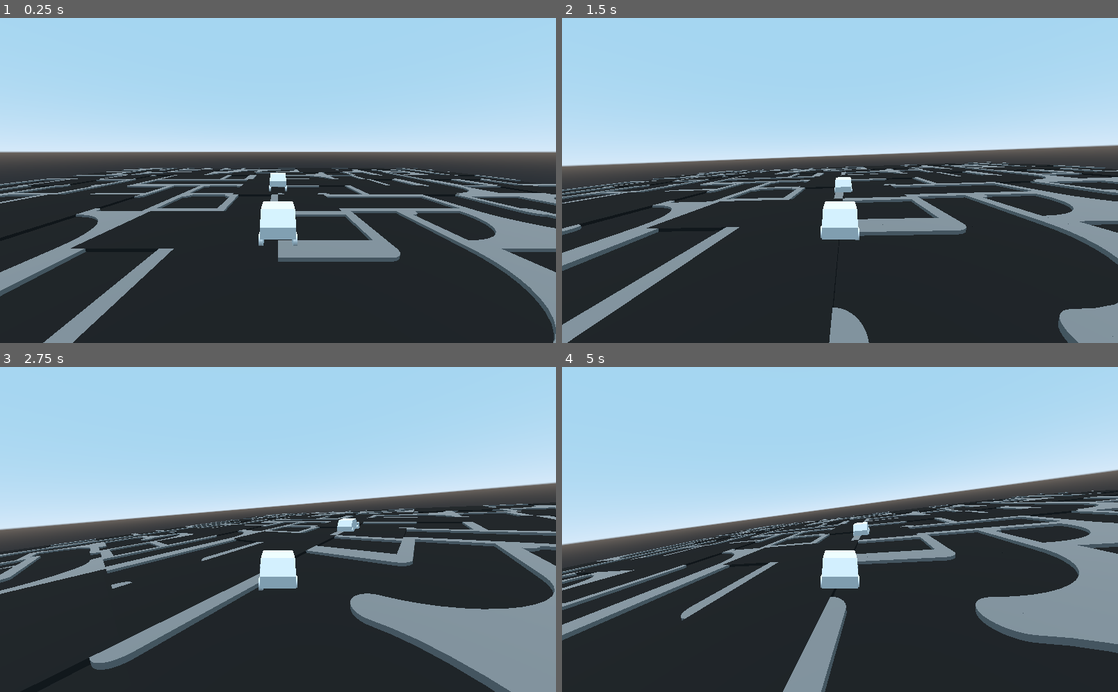
Above: before the commit, frames 1-4 (two rows, left to right).
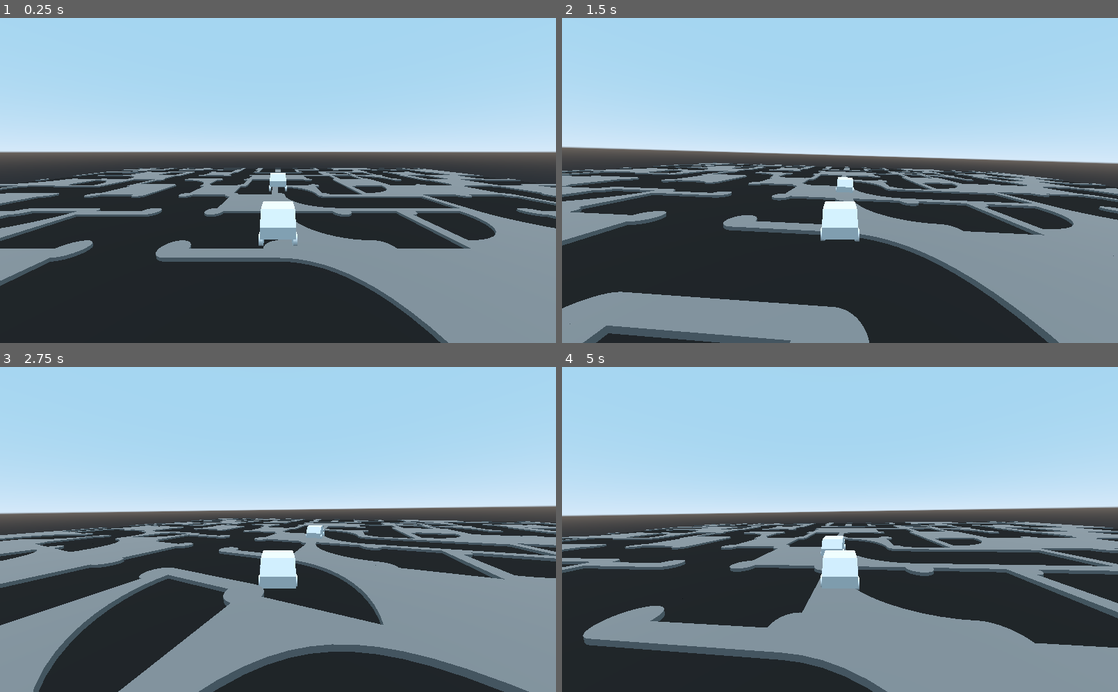
Above: after the commit, the same moments.

Repository: magnetenstad/tenstgamejam
Game: Godot game, scene res://Main.tscn
The game is run twice, just before and just after one commit, with the same random seed, the same clock (stepped at 60 frames per second) and the same inputs.
Inputs:
- Up to frame 1 (0.25 s): no input
- Up to frame 2 (1.5 s): hold Right (ui_right) 0.53-1.28 s; hold Down (ui_down) from 1.28 s (still down)
- Up to frame 3 (2.75 s): release Down (ui_down) at 2.03 s; hold Right (ui_right) from 2.03 s (still down)
- Up to frame 4 (5 s): release Right (ui_right) at 2.78 s; hold Up (ui_up) 2.78-3.53 s; hold Left (ui_left) from 3.53 s (still down)

The runs differ from the first frame. In frame 1, 17% of the frame differs, in the area x 0-100%, y 46-100%; in frame 2, 30%; in frame 3, 33%; in frame 4, 38%, in the area x 0-100%, y 30-100%.

Commit message:
Add custom materials

Diff:
--- a/Map.gd
+++ b/Map.gd
@@ -6,26 +6,35 @@
 onready var mes1 = load("res://assets/Street_1.obj")
 onready var mes2 = load("res://assets/Street_2.obj")
 onready var mes3 = load("res://assets/Street_3.obj")
+onready var mes4 = load("res://assets/Street_4.obj")
 onready var mat0 = load("res://assets/materials/asphalt.tres")
 onready var mat1 = load("res://assets/materials/curb.tres")
 
 var rng = RandomNumberGenerator.new()
 var tile_size = 7
 
+onready var meshes = [
+	[mes0, [mat1]],
+	[mes1, [mat0, mat1]],
+	[mes2, [mat0, mat1]],
+	[mes3, [mat0, mat1]],
+	[mes4, [mat0, mat1]]
+]
+
 func generate_grid(w, h):
 	var grid = []
 	for x in range(w):
 		grid.append([])
 		for z in range(h):
-			grid[x].append(rng.randi_range(0, 3))
+			grid[x].append(rng.randi_range(0, meshes.size() - 1))
 	return grid
 
 func generate_tiles(grid):
-	var meshes = [mes0, mes1, mes2, mes3]
 	for x in grid.size():
 		var col = grid[x]
 		for z in col.size():
-			var tile = Tile.new(meshes[col[z]], [mat0, mat1])
+			var mesh = meshes[col[z]]
+			var tile = Tile.new(mesh[0], mesh[1])
 			tile.transform = tile.transform.translated(Vector3(x * tile_size, 0, z * tile_size))
 			var r = rng.randi_range(0, 3)
 			var phi = r * PI / 2
Not shown, added: assets/Street_0.obj.import
